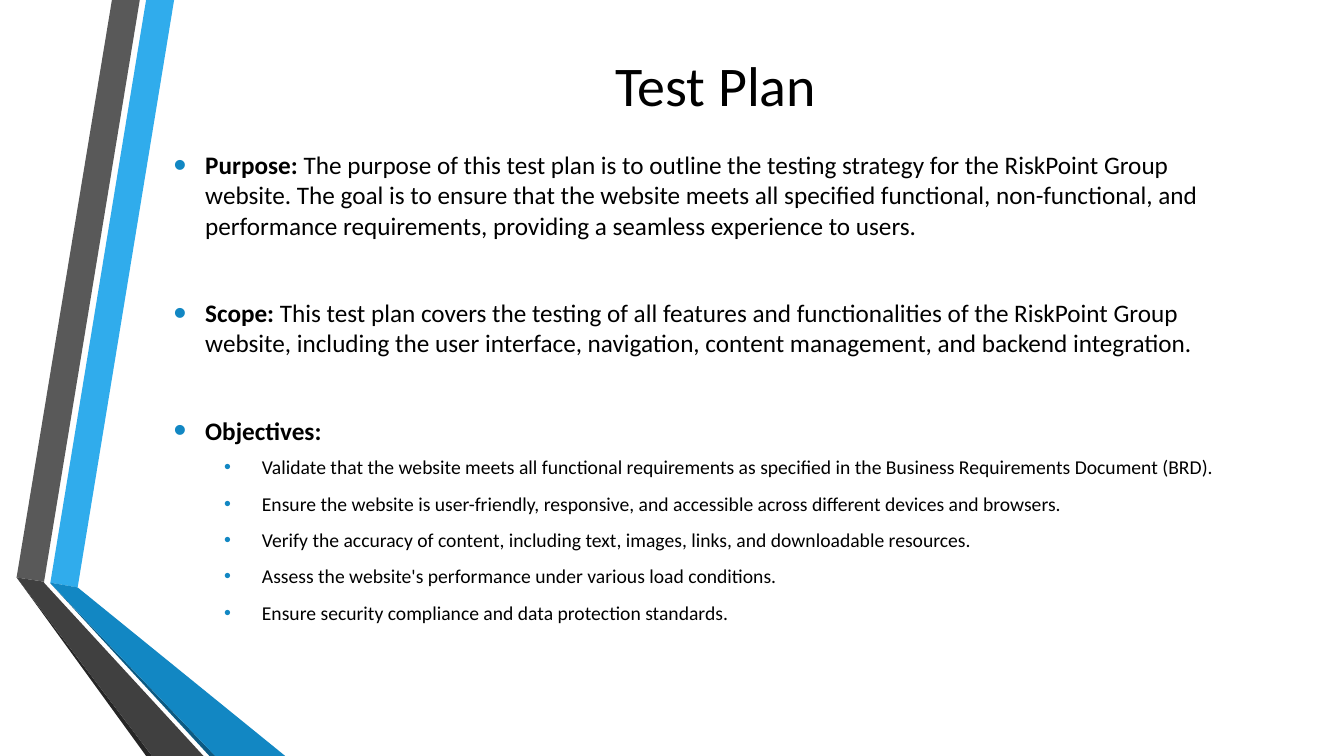
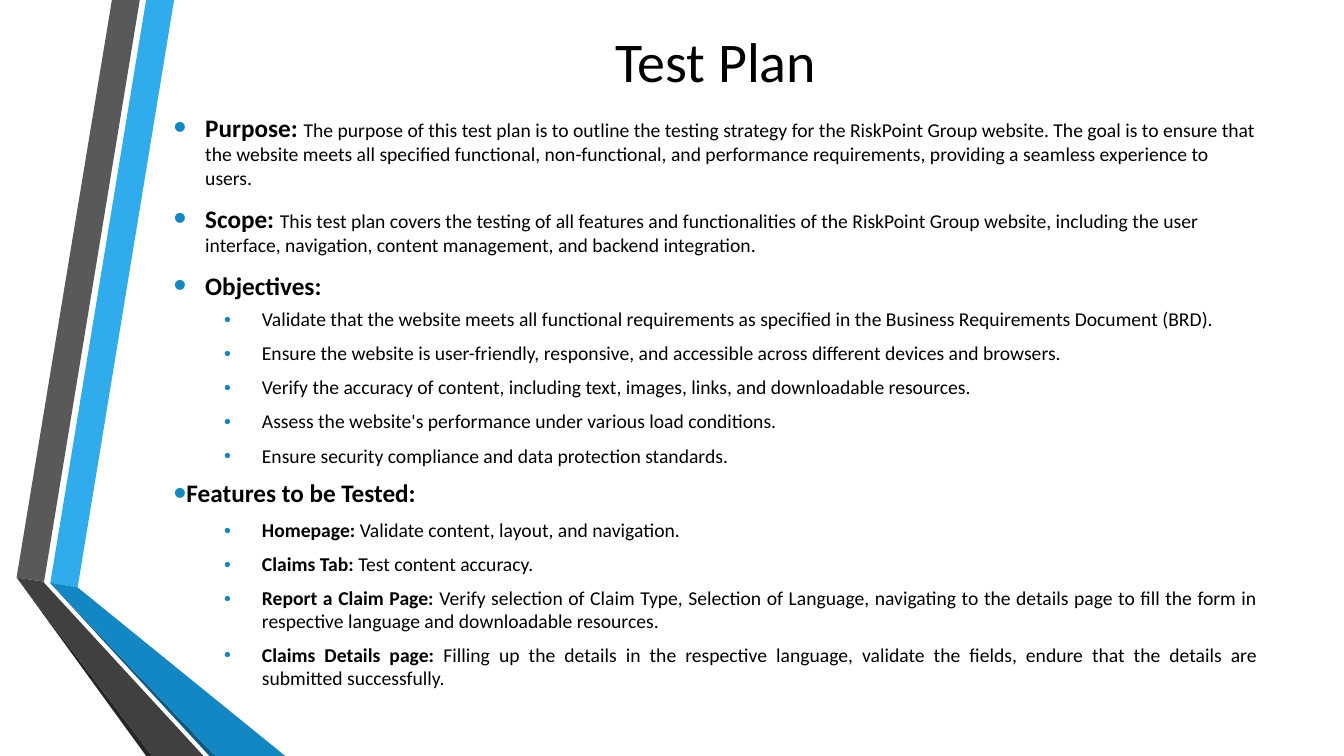
Before and after one commit to rohinitornal/riskpoint, a slide deck: slide 5 of SW Test Demo.pptx. Drawn at 1344x756 pixels with LibreOffice and Linux fonts; fonts in the diff are those of the drawing; background and template pictures are left out. Boxes give left, top, right and bottom in pixels: in the first picture for what was removed or moved away, otherwise in the second. Text is boxed around its words. In the diff, an @@ line names an element or a change of style, - is before the commit and + after.

```diff
--- a/SW Test Demo.pptx
+++ b/SW Test Demo.pptx
@@ title "Test Plan": place and size @@
-title "Test Plan" at (615,67,816,107)
+title "Test Plan" at (615,43,816,83)
@@ text "Purpose: The purpose of this ...": place and size @@
-text "Purpose: The purpose of this ..." at (205,156,1212,623)
+text "Purpose: The purpose of this ..." at (186,120,1257,688)
@@ text at (205,120,1255,466): size 18 to 14 pt in "The purpose of this test plan is ...", "This test plan covers the testing of ..."; line spacing 1.07 to 0.97 @@
@@ text at (186,484,1257,688): paragraphs added @@
+• Features to be Tested:
+  • Homepage: Validate content, layout, and navigation.
+  • Claims Tab: Test content accuracy.
+  • Report a Claim Page: Verify selection of Claim Type, Selection of Language, navigating to the details page to fill the form in respective language and downloadable resources.
+  • Claims Details page: Filling up the details in the respective language, validate the fields, endure that the details are submitted successfully.
```
Also in this commit, not shown: 2 other slides changed, 2 slides added, 1 other file.
